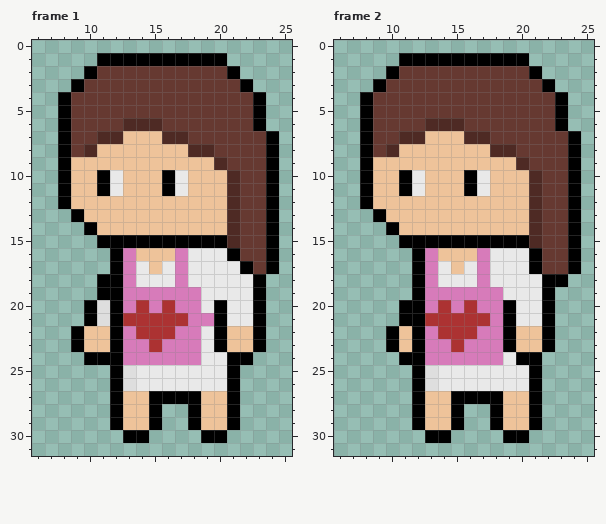
Edited in one commit: pixel-art file (Assets/Sprite/Minigames/MiniGame2/Part-time/Server/ServerMove.aseprite). The first picture shows the starting point.
32x32 pixels, 2 frames. Shown: frame 1: x 6..25, y 0..31; frame 2: x 6..25, y 0..31.
New version:
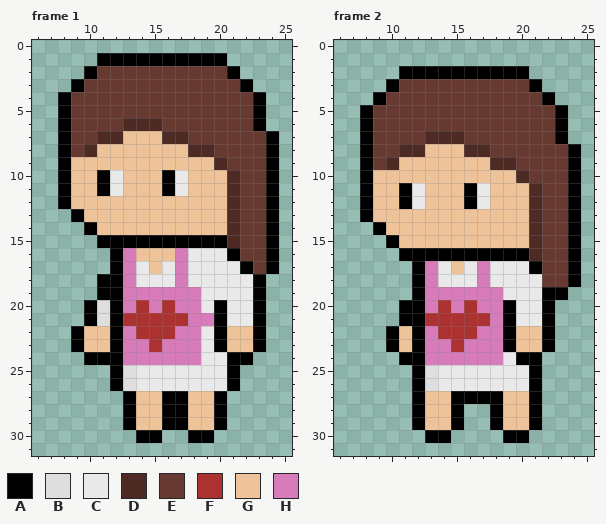
Palette (. is transparent): A #000000  B #dedede  C #e9e9e9  D #4e2a24  E #663931  F #ac3232  G #eec39a  H #d77bba
Change:
--- frame 1
@@ x 10..23 @@
 26 ..ABCCCCCCCA..
-27 ..AGGAAAAGGA..
-28 ..AGGA..AGGA..
-29 ..AGGA..AGGA..
-30 ...AA....AA...
+27 ...AGGAAGGA...
+28 ...AGGAAGGA...
+29 ...AGGAAGGA...
+30 ....AA..AA....
 31 ..............
--- frame 2
@@ x 6..25 @@
  0 ....................
- 1 .....AAAAAAAAAA.....
- 2 ....AEEEEEEEEEEA....
- 3 ...AEEEEEEEEEEEEA...
- 4 ..AEEEEEEEEEEEEEEA..
+ 1 ....................
+ 2 .....AAAAAAAAAA.....
+ 3 ....AEEEEEEEEEEA....
+ 4 ...AEEEEEEEEEEEEA...
  5 ..AEEEEEEEEEEEEEEA..
- 6 ..AEEEEDDDEEEEEEEA..
- 7 ..AEEDDGGGDDEEEEEEA.
- 8 ..AEDGGGGGGGDDEEEEA.
- 9 ..AGGGGGGGGGGGDEEEA.
-10 ..AGGACGGGACGGGDEEA.
+ 6 ..AEEEEEEEEEEEEEEA..
+ 7 ..AEEEEDDDEEEEEEEA..
+ 8 ..AEEDDGGGDDEEEEEEA.
+ 9 ..AEDGGGGGGGDDEEEEA.
+10 ..AGGGGGGGGGGGDEEEA.
 11 ..AGGACGGGACGGGDEEA.
-12 ..AGGGGGGGGGGGGDEEA.
-13 ...AGGGGGGGGGGGDEEA.
-14 ....AGGGGGGGGGGDEEA.
-15 .....AAAAAAAAAADEEA.
-16 ......AHGGGHCCCAEEA.
+12 ..AGGACGGGACGGGDEEA.
+13 ..AGGGGGGGGGGGGDEEA.
+14 ...AGGGGGGGGGGGDEEA.
+15 ....AGGGGGGGGGGDEEA.
+16 .....AAAAAAAAAADEEA.
 17 ......AHCGCHCCCAEEA.
-18 ......AHCCCHCCCCAA..
-19 ......AHHHHHHCCCA...
+18 ......AHCCCHCCCCEEA.
+19 ......AHHHHHHCCCAA..
 20 .....AAHFHFHHACCA...
Where, in picture pixels (left, top, right, bottom), the same in both pictures:
changed: (110, 391, 240, 443)
changed: (360, 53, 581, 300)
